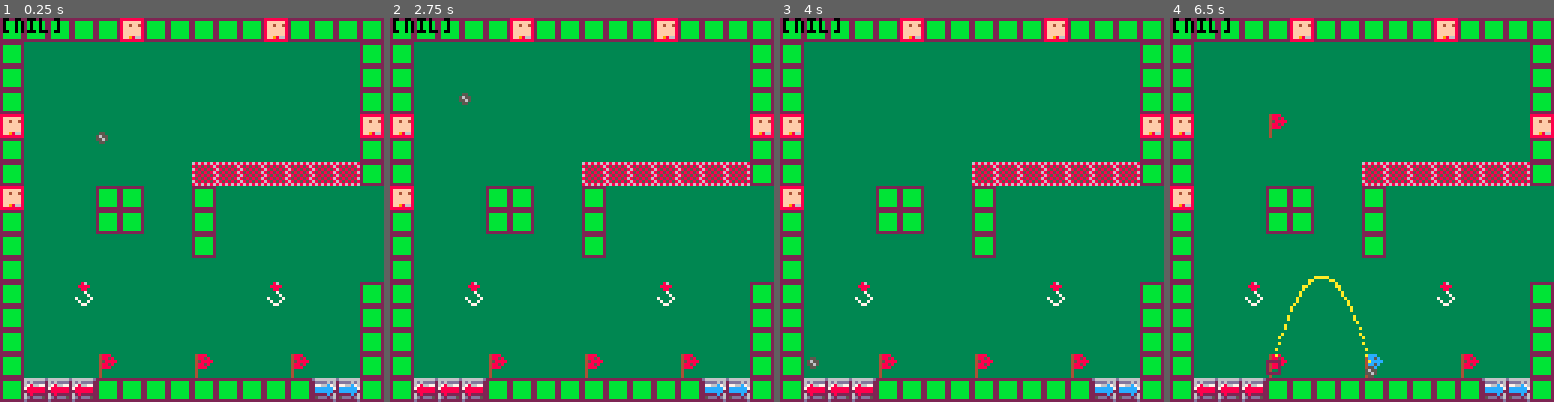
Above: before the commit, frames 1-4 (left to right).
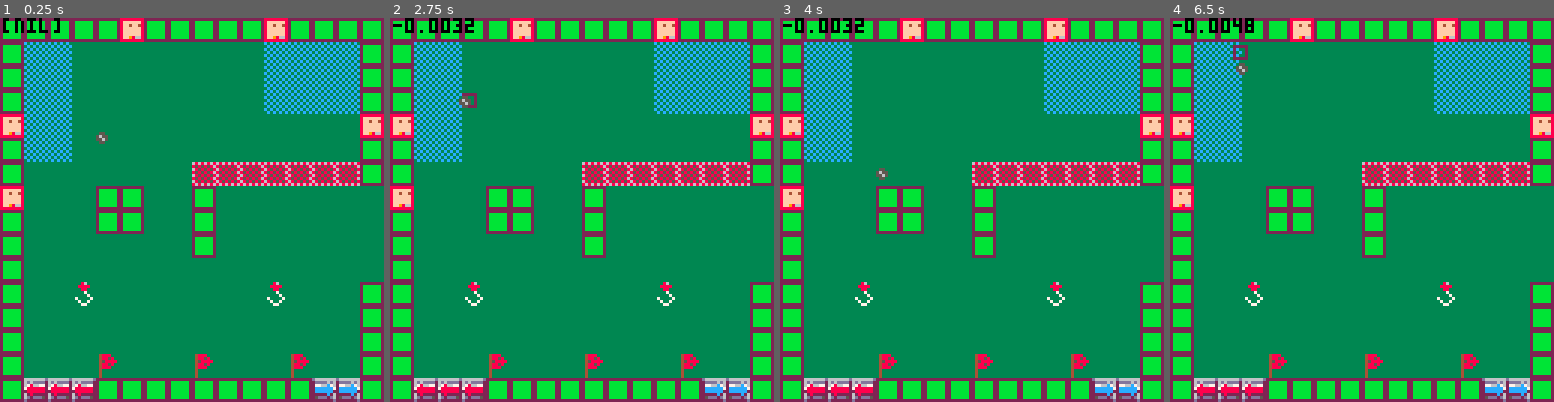
Above: after the commit, the same moments.

Repository: davidjtferguson/golf-escape
Game: PICO-8 cartridge golf_escape.p8
Two runs of this game, one before a commit and one after it. Both use one fixed random seed, a clock stepped at 60 frames per second and the inputs below.
Inputs:
- Up to frame 1 (0.25 s): no input
- Up to frame 2 (2.75 s): tap O (Z key) at 0.33, 0.7, 1.43, 2.22 s; tap X (X key) at 1.07, 2.07, 2.4, 2.73 s; hold Left 1.97-2.37 s
- Up to frame 3 (4 s): hold Right 2.87-3.53 s; tap X (X key) at 3.07, 3.4, 3.73 s; tap O (Z key) at 3.1, 3.98 s
- Up to frame 4 (6.5 s): tap X (X key) every 0.33 s from 4.07 to 6.4 s; hold Right 4.13-4.53 s; tap O (Z key) at 4.87, 5.75 s; hold Left 5.13-5.8 s; hold Left from 6.23 s (still down)

The runs differ from the first frame. In frame 1, 4.3% of the frame differs, in the area x 6-94%, y 6-38%; in frame 2, 4.7%; in frame 3, 4.7%; in frame 4, 5.5%, in the area x 0-94%, y 0-94%.

Commit message:
sketch slowzone

Diff:
--- a/golf_escape.p8
+++ b/golf_escape.p8
@@ -11,6 +11,8 @@
 
  treadmillspeed=0.025
 
+ slowfraction=0.1
+
  av={
   --consts
   w=pixel*4,
@@ -28,6 +30,8 @@
   colstate="air",
 
   s=2,
+
+  slowstate="none",
  }
 
  resetswing()
@@ -126,6 +130,11 @@
 
   resetswing()
 
+  if av.slowstate=="in" then
+   av.slowstate="escape"
+   av.colstate="air"
+  end
+
   if av.colstate=="hook" then
    av.hook.active=false
 
@@ -136,7 +145,10 @@
 
  --todo: look up what order
  -- actions should be in
- updatemovement(av)
+
+ if av.slowstate!="in" then
+  updatemovement(av)
+ end
 
  if groundcol(av,0,av.yvel,0) then
 
@@ -155,9 +167,13 @@
   end
 
  else
-  av.yvel+=gravity
-
-  av.colstate="air"
+  if av.slowstate=="in" then
+   av.yvel+=gravity*slowfraction
+  else
+  	av.yvel+=gravity
+
+  	av.colstate="air"
+  end
  end
 
  if av.colstate!="ground" then
@@ -229,9 +245,38 @@
 
   xcp,ycp=xhitblock,yhitblock
   mset(xcp,ycp,7)
-
- end
-
+ end
+
+ --float zone
+ if allcol(av,0,0,6) and
+    av.slowstate=="none" then
+
+  --todo:tidy
+  -- using hook for air shooting
+  -- should have an independant
+  -- way to say 'can shoot in air'
+  av.colstate="hook"
+
+  av.slowstate="in"
+
+ elseif not allcol(av,0,0,6) and
+        av.slowstate!="none" then
+
+  --reset "in" and "escape"
+  av.slowstate="none"
+
+  av.colstate="air"
+ end
+
+ if av.slowstate=="in" then
+  local tempxvel=av.xvel*slowfraction
+  local tempyvel=av.yvel*slowfraction
+
+  debug=tempxvel
+
+  av.x=av.x+tempxvel
+  av.y=av.y+tempyvel
+ end
 end
 
 function _draw()
@@ -548,14 +593,14 @@
  add(hooks,h)
 end
 __gfx__
-000000002222222205500000d66666666666666d686868680488800004ccc0000000000000000000000000000000000000000000000000000000000000000000
-000000002bbbbbb2565500002dddd6d66d6dddd2858585860488580004cc5c000000000000000000000000000000000000000000000000000000000000000000
-007007002bbbbbb25565000027766c76678667726858585804588880045cccc00000000000000000000000000000000000000000000000000000000000000000
-000770002bbbbbb2055000002cccccc778888882858585860488580004cc5c000000000000000000000000000000000000000000000000000000000000000000
-000770002bbbbbb2000000002cccccc228888882685858580488800004ccc0000000000000000000000000000000000000000000000000000000000000000000
-007007002bbbbbb20000000022222c26628222228585858604000000040000000000000000000000000000000000000000000000000000000000000000000000
-000000002bbbbbb20000000025ddd2d66d2ddd526858585804000000040000000000000000000000000000000000000000000000000000000000000000000000
-0000000022222222000000002222222dd22222228686868604000000040000000000000000000000000000000000000000000000000000000000000000000000
+000000002222222205500000d66666666666666d686868680488800004ccc000c0c0c0c000000000000000000000000000000000000000000000000000000000
+000000002bbbbbb2565500002dddd6d66d6dddd2858585860488580004cc5c000c0c0c0c00000000000000000000000000000000000000000000000000000000
+007007002bbbbbb25565000027766c76678667726858585804588880045cccc0c0c0c0c000000000000000000000000000000000000000000000000000000000
+000770002bbbbbb2055000002cccccc778888882858585860488580004cc5c000c0c0c0c00000000000000000000000000000000000000000000000000000000
+000770002bbbbbb2000000002cccccc228888882685858580488800004ccc000c0c0c0c000000000000000000000000000000000000000000000000000000000
+007007002bbbbbb20000000022222c26628222228585858604000000040000000c0c0c0c00000000000000000000000000000000000000000000000000000000
+000000002bbbbbb20000000025ddd2d66d2ddd52685858580400000004000000c0c0c0c000000000000000000000000000000000000000000000000000000000
+0000000022222222000000002222222dd22222228686868604000000040000000c0c0c0c00000000000000000000000000000000000000000000000000000000
 88888888000000000000000000000000000000000000000000000000000000000000000000000000000000000000000000000000000000000000000000000000
 8ffffff8000000000000000000000000000000000000000000000000000000000000000000000000000000000000000000000000000000000000000000000000
 8ff4ff48000000000000000000000000000000000000000000000000000000000000000000000000000000000000000000000000000000000000000000000000
@@ -703,15 +748,15 @@
 
 
 __gff__
-0001000305102000000000000000000001000000000000000000000000000000080000000000000000000000000000000000000000000000000000000000000000000000000000000000000000000000000000000000000000000000000000000000000000000000000000000000000000000000000000000000000000000000
+0001000305102000400000000000000001000000000000000000000000000000080000000000000000000000000000000000000000000000000000000000000000000000000000000000000000000000000000000000000000000000000000000000000000000000000000000000000000000000000000000000000000000000
 0000000000000000000000000000000000000000000000000000000000000000000000000000000000000000000000000000000000000000000000000000000000000000000000000000000000000000000000000000000000000000000000000000000000000000000000000000000000000000000000000000000000000000
 __map__
 0101010101100101010101100101010101010101010101010101010101010101010101010101010101010101010101010000000000000000000000000000000000000000000000000000000000000000000000000000000000000000000000000000000000000000000000000000000000000000000000000000000000000000
-0100000000000000000000000000000101000000000000000000000000000001010000000000000000000000000000010000000000000000000000000000000000000000000000000000000000000000000000000000000000000000000000000000000000000000000000000000000000000000000000000000000000000000
-0100000000000000000000000000000101000000000000000000000000000001010000000000000000000000000000010000000000000000000000000000000000000000000000000000000000000000000000000000000000000000000000000000000000000000000000000000000000000000000000000000000000000000
-0100000000000000000000000000000101000000000000000000000000000001010000000000000000010000000000010000000000000000000000000000000000000000000000000000000000000000000000000000000000000000000000000000000000000000000000000000000000000000000000000000000000000000
-1000000000000000000000000000001001000001010000000000000000000001010000000000200001010000000000010000000000000000000000000000000000000000000000000000000000000000000000000000000000000000000000000000000000000000000000000000000000000000000000000000000000000000
-0100000000000000000000000000000101000000000000000020000001000001010000000000000001010000200000010000000000000000000000000000000000000000000000000000000000000000000000000000000000000000000000000000000000000000000000000000000000000000000000000000000000000000
+0108080000000000000000080808080101000000000000000000000000000001010000000000000000000000000000010000000000000000000000000000000000000000000000000000000000000000000000000000000000000000000000000000000000000000000000000000000000000000000000000000000000000000
+0108080000000000000000080808080101000000000000000000000000000001010000000000000000000000000000010000000000000000000000000000000000000000000000000000000000000000000000000000000000000000000000000000000000000000000000000000000000000000000000000000000000000000
+0108080000000000000000080808080101000000000000000000000000000001010000000000000000010000000000010000000000000000000000000000000000000000000000000000000000000000000000000000000000000000000000000000000000000000000000000000000000000000000000000000000000000000
+1008080000000000000000000000001001000001010000000000000000000001010000000000200001010000000000010000000000000000000000000000000000000000000000000000000000000000000000000000000000000000000000000000000000000000000000000000000000000000000000000000000000000000
+0108080000000000000000000000000101000000000000000020000001000001010000000000000001010000200000010000000000000000000000000000000000000000000000000000000000000000000000000000000000000000000000000000000000000000000000000000000000000000000000000000000000000000
 0100000000000000050505050505050101000000000000000000000000000001010000000101000001000000000000010000000000000000000000000000000000000000000000000000000000000000000000000000000000000000000000000000000000000000000000000000000000000000000000000000000000000000
 1000000001010000010000000000000000000000000000000000000000000001010000000000000001000000000000010000000000000000000000000000000000000000000000000000000000000000000000000000000000000000000000000000000000000000000000000000000000000000000000000000000000000000
 0100000001010000010000000000000000000000000000000000000000000001010000000000000001002000000000010000000000000000000000000000000000000000000000000000000000000000000000000000000000000000000000000000000000000000000000000000000000000000000000000000000000000000
